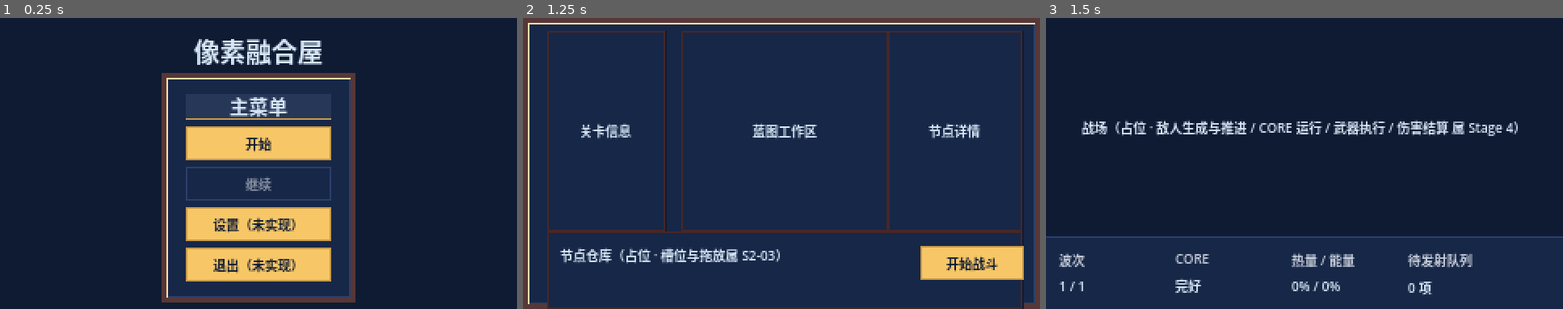
Above: before the commit, frames 1-3 (left to right).
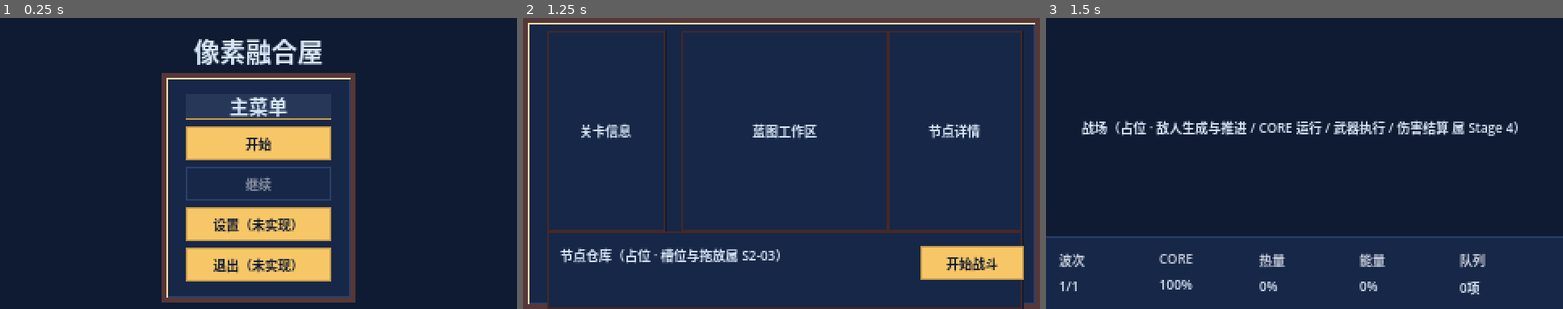
Above: after the commit, the same moments.

Repository: ChenYunyong/-
Game: Godot game, scene res://scenes/boot/boot.tscn
The game is run twice, just before and just after one commit, with the same random seed, the same clock (stepped at 60 frames per second) and the same inputs.
Inputs:
- Up to frame 1 (0.25 s): no input
- Up to frame 2 (1.25 s): click "开始" at 0.5 s
- Up to frame 3 (1.5 s): click "开始战斗" at 1.25 s

Frames 1-2 are identical in both runs. In frame 3, 2.4% of the frame differs, in the area x 3-85%, y 80-95%.

Commit message:
feat(S1-08): 状态带读数区改为 5 个只读块 —— 热量/能量分格、CORE 改百分比（PET-47）
- 06 §8.1（v0.1.10，Codex 裁定）：读数区由 4 格改为 5 格，顺序即带内从左到右 ——
  波次 1/1 · CORE 100% · 热量 0% · 能量 0% · 队列 0项
- Thermal 一格拆成 Heat / Energy 两个**独立**节点（硬规则 1）：04 已把 Heat 归橙、Energy 归蓝，
  语义不同；合并成一格 `0% / 0%` 时告警读不出是哪个系统出问题。两者相邻，各自带 Caption + Value
- Core 的读数由自然语言状态词改为 `100%`（硬规则 2）：45px 带高 + 8px 正文字号下可比较读数优先；
  且 CORE 受损后还会派生「受损 / 危急」等更多中文状态词，读数无法互相比较
- 末格 caption 由「待发射队列」缩短为「队列」（硬规则 4：宽度不够时缩短 caption，
  不得删字段、不得把 Heat/Energy 压回一格）—— 这是本批唯一为宽度做的取舍
- 五格 custom_minimum_size 由 64 收窄到 54：§1 安全区（四周内缩 8px）下读数视口实宽 304px，
  5×64 + 4×8 = 352 会把第 5 格挤出视口并带出横向滚动条；5×54 + 4×8 = 302 正好容下
- 全部仍是只读 Label（硬规则 3）：本批新增**零个** Button / 倒计时 / 可点击队列项，
  整幕 COMBAT 仍不存在任何要求玩家即时反应的控件（00 §5 交互硬规则第 3 条）
- 几何常量一字未动：combat_layout.gd 的 Rect2(0,0,320,135) / Rect2(0,135,320,45)
  已由 DSH 独立复跑验收通过，不在本提交内
- 本批仍不含任何战斗玩法：Heat / Energy 的真实计算属 Stage 4，这里只是占位读数

测试：unit 750/750、集成 19/19、场景冒烟 98/98（COMBAT）、像素探针 132/132，无退化。
状态：通过

Diff:
--- a/scenes/combat/combat.tscn
+++ b/scenes/combat/combat.tscn
@@ -112,7 +112,7 @@
 
 [node name="Wave" type="VBoxContainer" parent="StatusBar/Readouts/ReadoutsRow"]
 layout_mode = 2
-custom_minimum_size = Vector2(64, 0)
+custom_minimum_size = Vector2(54, 0)
 
 [node name="Caption" type="Label" parent="StatusBar/Readouts/ReadoutsRow/Wave"]
 layout_mode = 2
@@ -123,11 +123,11 @@
 [node name="Value" type="Label" parent="StatusBar/Readouts/ReadoutsRow/Wave"]
 layout_mode = 2
 mouse_filter = 2
-text = "1 / 1"
+text = "1/1"
 
 [node name="Core" type="VBoxContainer" parent="StatusBar/Readouts/ReadoutsRow"]
 layout_mode = 2
-custom_minimum_size = Vector2(64, 0)
+custom_minimum_size = Vector2(54, 0)
 
 [node name="Caption" type="Label" parent="StatusBar/Readouts/ReadoutsRow/Core"]
 layout_mode = 2
@@ -138,34 +138,49 @@
 [node name="Value" type="Label" parent="StatusBar/Readouts/ReadoutsRow/Core"]
 layout_mode = 2
 mouse_filter = 2
-text = "完好"
+text = "100%"
 
-[node name="Thermal" type="VBoxContainer" parent="StatusBar/Readouts/ReadoutsRow"]
+[node name="Heat" type="VBoxContainer" parent="StatusBar/Readouts/ReadoutsRow"]
 layout_mode = 2
-custom_minimum_size = Vector2(64, 0)
+custom_minimum_size = Vector2(54, 0)
 
-[node name="Caption" type="Label" parent="StatusBar/Readouts/ReadoutsRow/Thermal"]
+[node name="Caption" type="Label" parent="StatusBar/Readouts/ReadoutsRow/Heat"]
 layout_mode = 2
 mouse_filter = 2
 theme_type_variation = &"LabelSecondary"
-text = "热量 / 能量"
+text = "热量"
 
-[node name="Value" type="Label" parent="StatusBar/Readouts/ReadoutsRow/Thermal"]
+[node name="Value" type="Label" parent="StatusBar/Readouts/ReadoutsRow/Heat"]
 layout_mode = 2
 mouse_filter = 2
-text = "0% / 0%"
+text = "0%"
+
+[node name="Energy" type="VBoxContainer" parent="StatusBar/Readouts/ReadoutsRow"]
+layout_mode = 2
+custom_minimum_size = Vector2(54, 0)
+
+[node name="Caption" type="Label" parent="StatusBar/Readouts/ReadoutsRow/Energy"]
+layout_mode = 2
+mouse_filter = 2
+theme_type_variation = &"LabelSecondary"
+text = "能量"
+
+[node name="Value" type="Label" parent="StatusBar/Readouts/ReadoutsRow/Energy"]
+layout_mode = 2
+mouse_filter = 2
+text = "0%"
 
 [node name="Queue" type="VBoxContainer" parent="StatusBar/Readouts/ReadoutsRow"]
 layout_mode = 2
-custom_minimum_size = Vector2(64, 0)
+custom_minimum_size = Vector2(54, 0)
 
 [node name="Caption" type="Label" parent="StatusBar/Readouts/ReadoutsRow/Queue"]
 layout_mode = 2
 mouse_filter = 2
 theme_type_variation = &"LabelSecondary"
-text = "待发射队列"
+text = "队列"
 
 [node name="Value" type="Label" parent="StatusBar/Readouts/ReadoutsRow/Queue"]
 layout_mode = 2
 mouse_filter = 2
-text = "0 项"
+text = "0项"
